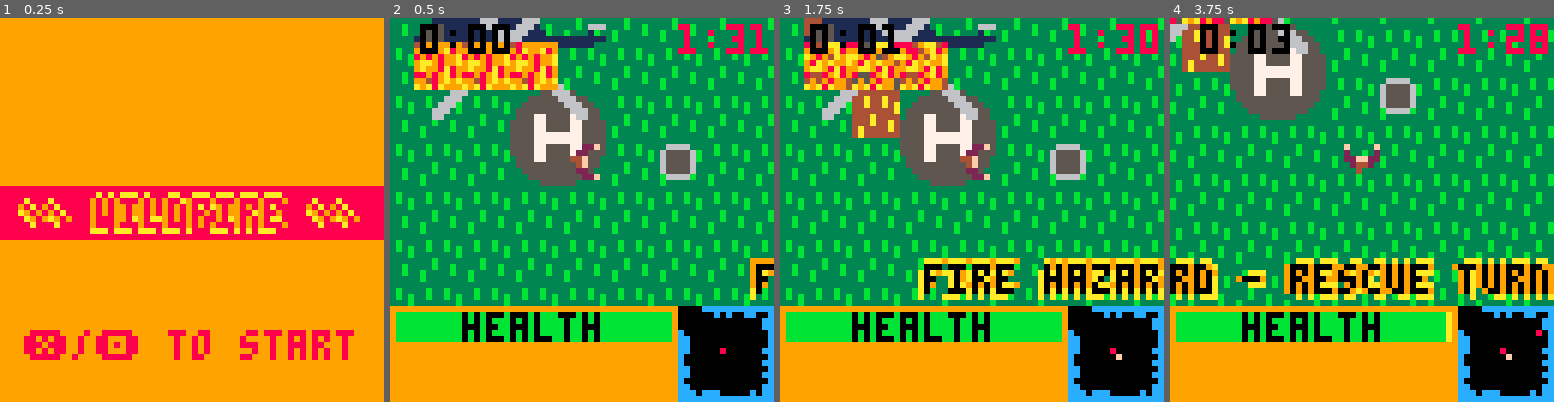
Above: before the commit, frames 1-4 (left to right).
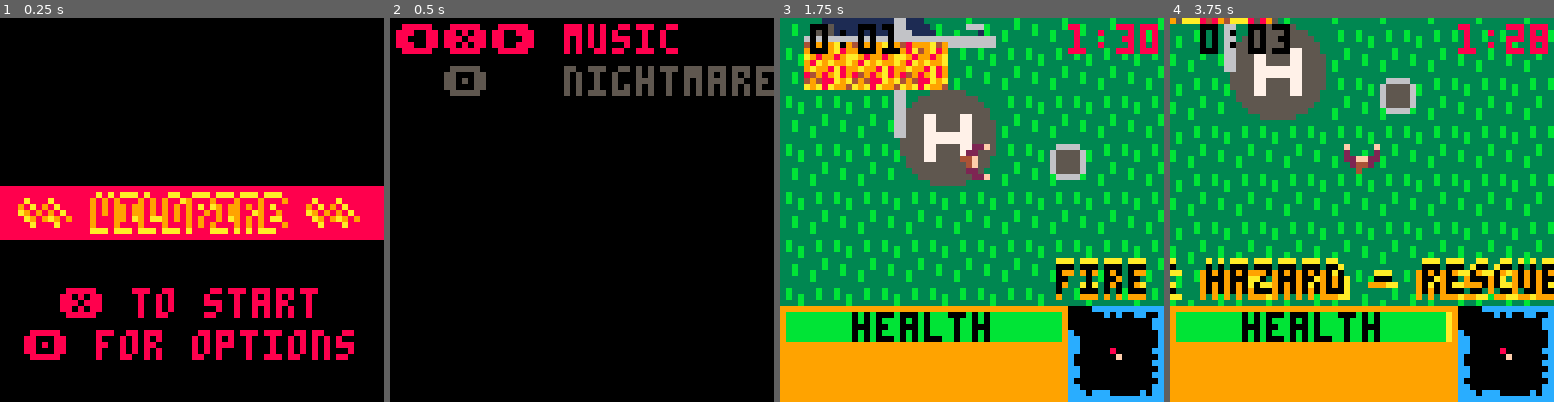
Above: after the commit, the same moments.

Repository: notCalle/pico-8-carts
Game: PICO-8 cartridge wildfire.p8
Two runs of this game, one before a commit and one after it. Both use one fixed random seed, a clock stepped at 60 frames per second and the inputs below.
Inputs:
- Up to frame 1 (0.25 s): no input
- Up to frame 2 (0.5 s): tap O (Z key) at 0.33 s
- Up to frame 3 (1.75 s): tap O (Z key) at 0.7, 1.43 s; tap X (X key) at 1.07 s
- Up to frame 4 (3.75 s): hold Left 1.97-2.37 s; tap X (X key) every 0.33 s from 2.07 to 3.73 s; tap O (Z key) at 2.22, 3.1 s; hold Down 2.42-2.82 s; hold Right 2.87-3.53 s; hold Up from 3.58 s (still down)

The runs differ from the first frame. In frame 1, 84% of the frame differs, in the area x 0-100%, y 0-100%; in frame 2, 94%; in frame 3, 9.7%; in frame 4, 9.7%.

Commit message:
Add options menu

Diff:
--- a/wildfire.p8
+++ b/wildfire.p8
@@ -90,20 +90,116 @@
 
 menu_state={
 	init=function()
-		music(0)
+		if(opt.bool("music")) music(0)
 	end,
 
 	update=function()
-		if button.po or button.px then
+		if button.po then
+			game.next(options_state)
+		elseif button.px then
 			game.next(world_state)
 		end
 	end,
 
 	draw=function()
 		if(not game.nth_tick(2)) return
-		cls(9)
+		cls(0)
 		firetext.draw("wildfire")
-		cprint("❎/🅾️ to start",52,8,2)
+		cprint("❎ to start",45,8,1)
+		cprint("🅾️ for options",52,8,1)
+	end,
+}
+
+--
+-- game options screen
+--
+
+opt={
+	music={
+		t="bool",
+		tru=0
+	},
+	nightmare={
+		t="bool",
+		tru=1
+	},
+
+	get=function(o)
+		local t=opt[o].t
+		return opt["get_"..t](o)
+	end,
+
+	set=function(o,v)
+		local t=opt[o].t
+		opt["set_"..t](o,v)
+	end,
+
+	str=function(o)
+		local t=opt[o].t
+		return opt["str_"..t](o)
+	end,
+
+	str_bool=function(o)
+		if opt.bool(o) then
+			return "❎"
+		else
+			return "🅾️"
+		end
+	end,
+
+	get_bool=function(o)
+		return dget(cdata.opt[o])%2
+	end,
+
+	set_bool=function(o,v)
+		dset(cdata.opt[o],v%2)
+	end,
+
+	bool=function(o)
+		return opt[o].tru==opt.get(o)
+	end,
+}
+
+options_state={
+	opt={
+		"music",
+		"nightmare",
+	},
+
+	init=function(my)
+		music(-1)
+		my.sel=1
+	end,
+
+	update=function(my)
+		local sel=my.sel+padp.dy
+		local dv=padp.dx
+
+		my.sel=mid(1,sel,#my.opt)
+
+		if dv~=0 then
+			local k=my.opt[my.sel]
+			opt.set(k,opt.get(k)+dv)
+		end
+
+		if(button.po or button.px) game.next(menu_state)
+	end,
+
+	draw=function(my)
+		cls(0)
+
+		for n=1,#my.opt do
+			local k=my.opt[n]
+			local str=opt.str(k)
+
+			clip() camera(-1,6)
+			if n==my.sel then
+				print("⬅️"..str.."➡️ "..k,0,n*7,8)
+			else
+				print("  "..str.."   "..k,0,n*7,5)
+			end
+			n+=1
+		end
 	end,
 }
 
